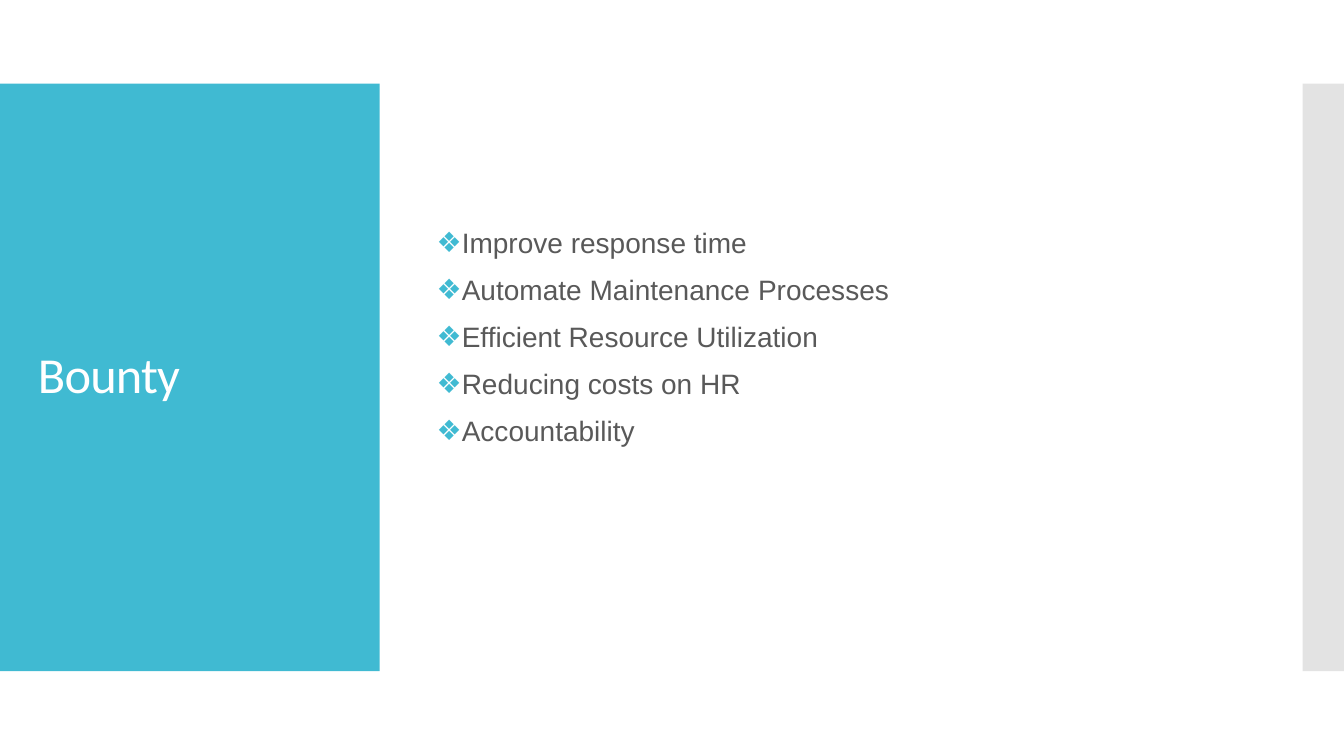
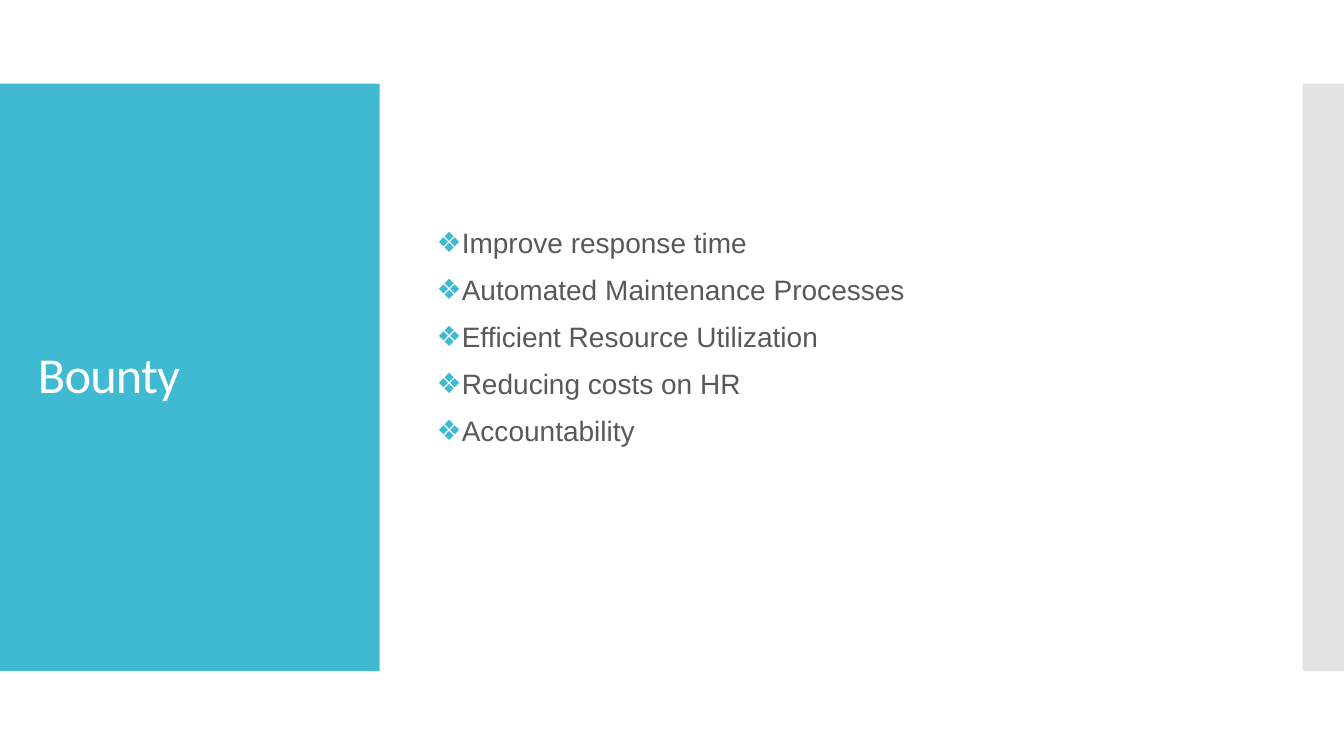
Before and after one commit to k4rriL/ATS, a slide deck: slide 8 of Presentation/Automatic Ticketing System (ATS).pptx. Drawn at 1344x756 pixels with LibreOffice and Linux fonts; fonts in the diff are those of the drawing. Boxes give left, top, right and bottom in pixels: in the first picture for what was removed or moved away, otherwise in the second. Text is boxed around its words. In the diff, an @@ line names an element or a change of style, - is before the commit and + after.

Commit message:
presentation update3

```diff
--- a/Presentation/Automatic Ticketing System (ATS).pptx
+++ b/Presentation/Automatic Ticketing System (ATS).pptx
@@ text at (462,279,905,301): text changed @@
-❖ Automate Maintenance Processes
+❖ Automated Maintenance Processes
```
Also in this commit, not shown: 1 slide added.
